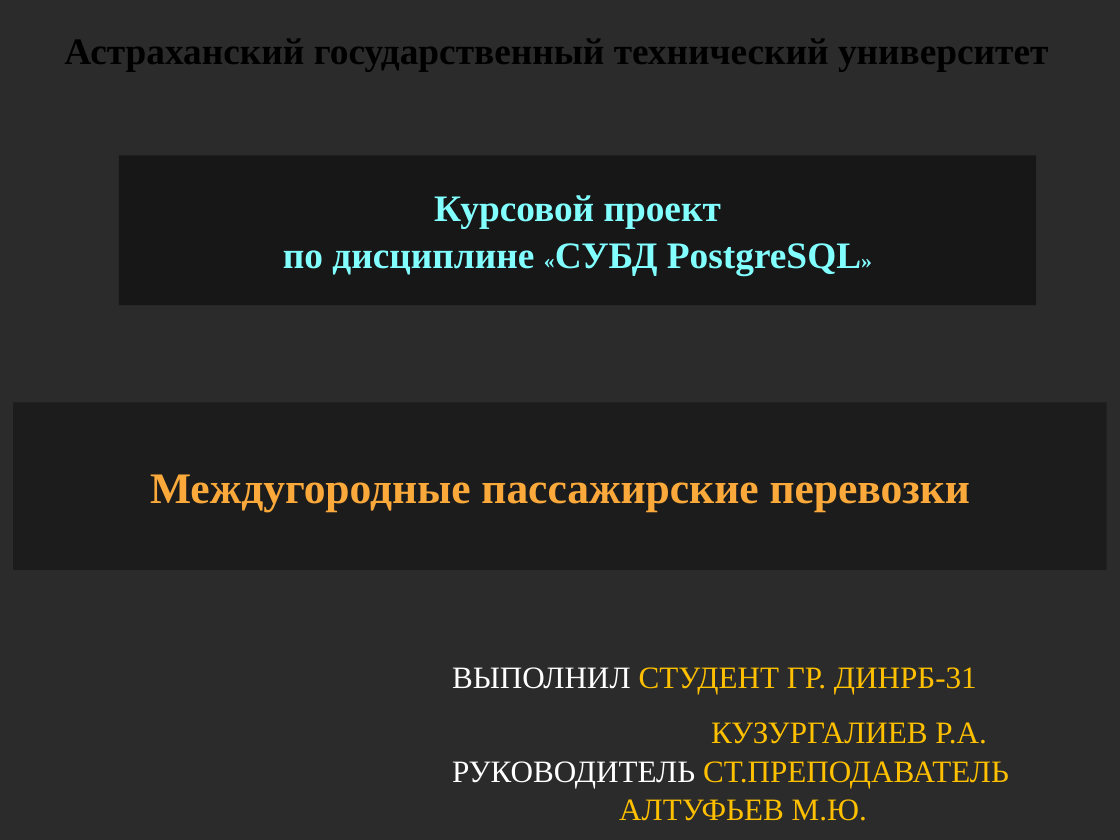
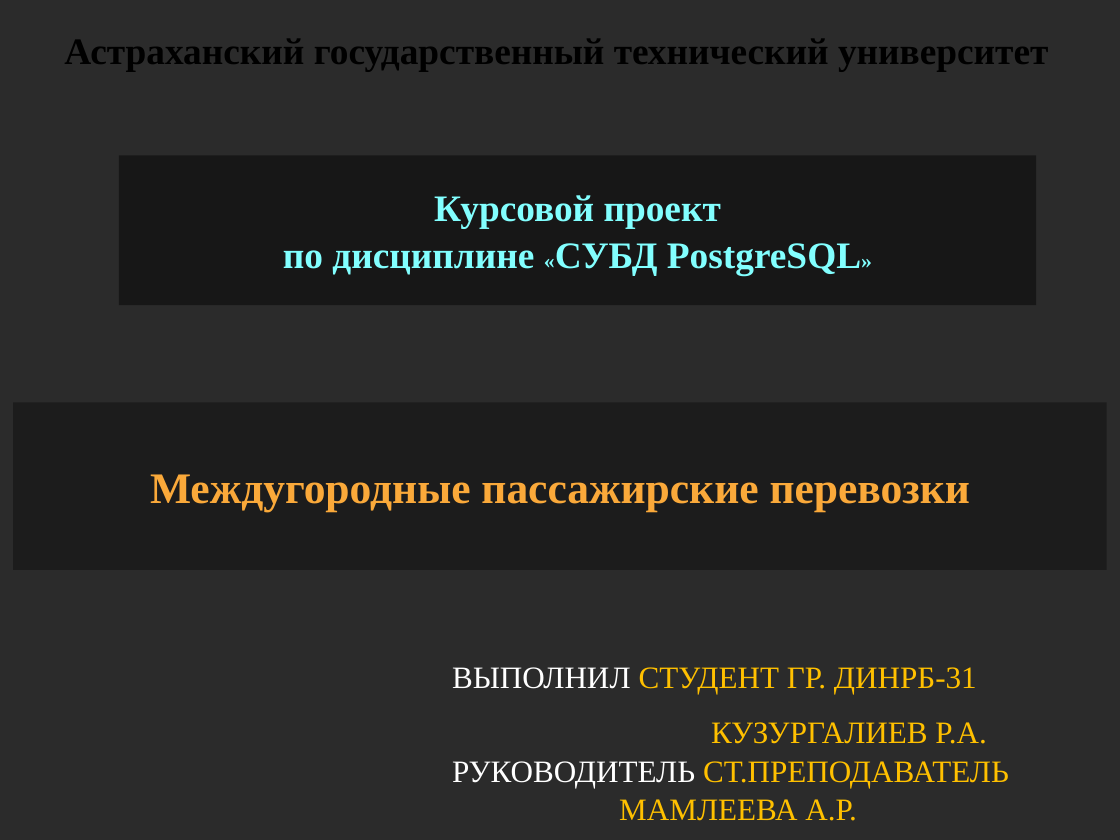
Before and after one commit to RAdKuzur/ASTU, a slide deck: slide 1 of зимняя практика 2023-24/Курсовая презентация Мамлеева.odp. Drawn at 1120x840 pixels with LibreOffice and Linux fonts; fonts in the diff are those of the drawing; background and template pictures are left out; a plain dark background stands for a picture behind light text. Boxes give left, top, right and bottom in pixels: in the first picture for what was removed or moved away, otherwise in the second. Text is boxed around its words. In the diff, an @@ line names an element or a change of style, - is before the commit and + after.

```diff
--- a/зимняя практика 2023-24/Курсовая презентация Мамлеева.odp
+++ b/зимняя практика 2023-24/Курсовая презентация Мамлеева.odp
@@ text at (452,761,1009,821): text changed @@
-  РУКОВОДИТЕЛЬ СТ.ПРЕПОДАВАТЕЛЬ АЛТУФЬЕВ М.Ю.
+  РУКОВОДИТЕЛЬ СТ.ПРЕПОДАВАТЕЛЬ МАМЛЕЕВА А.Р.
```
Also in this commit, not shown: 1 other file.
